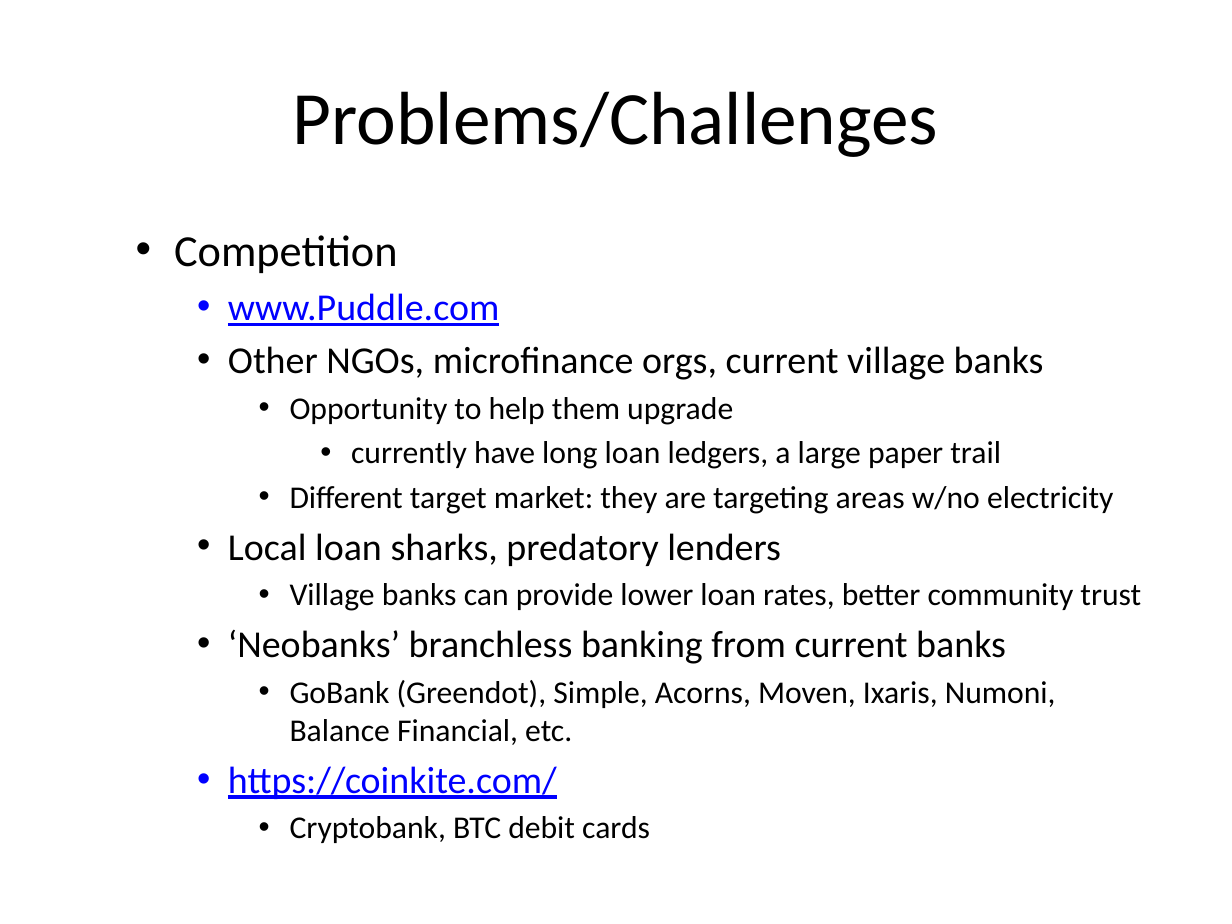
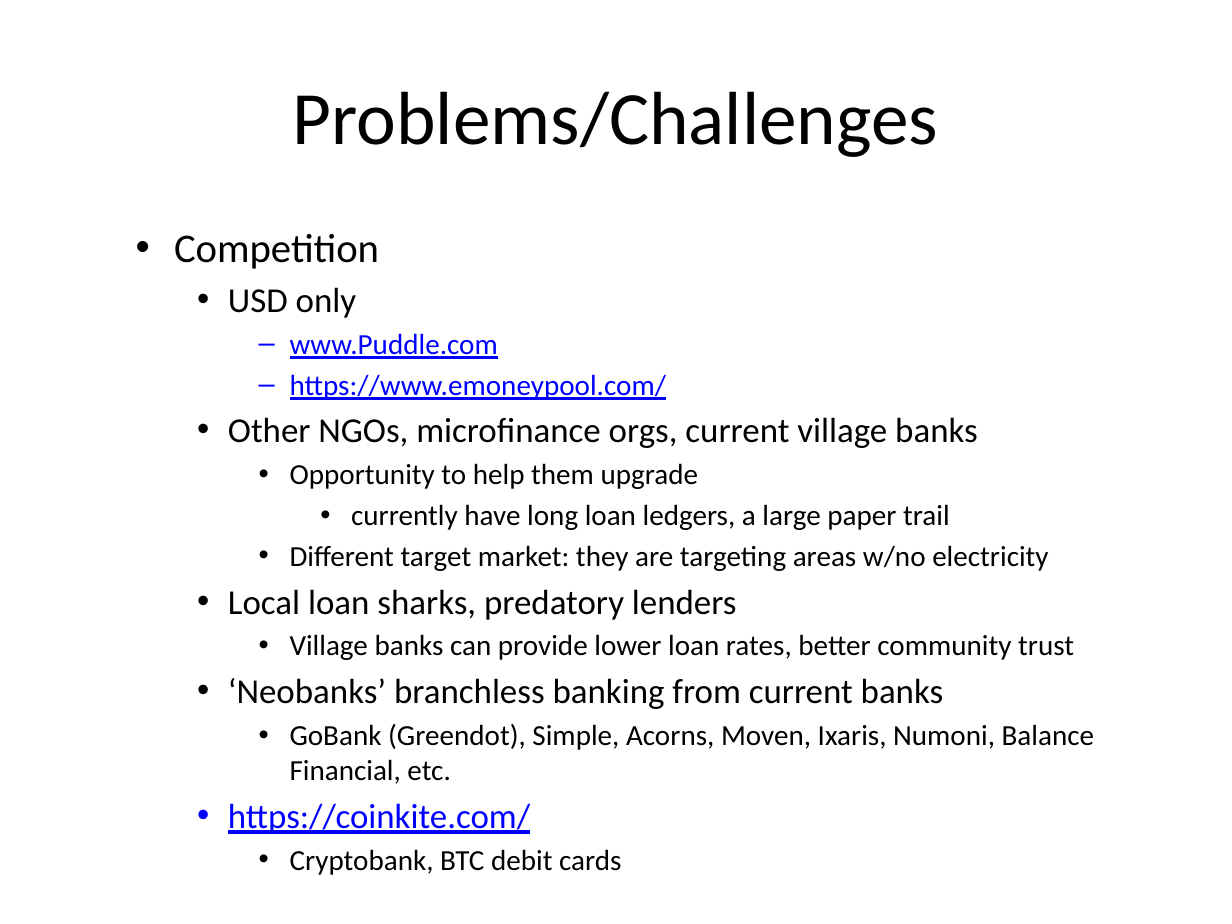
Before and after one commit to huang-pan/village-bank, a slide deck: slide 24 of Village Bank.pptx. Drawn at 1232x924 pixels with LibreOffice and Linux fonts; fonts in the diff are those of the drawing. Boxes give left, top, right and bottom in pixels: in the first picture for what was removed or moved away, otherwise in the second. Text is boxed around its words. In the diff, an @@ line names an element or a change of style, - is before the commit and + after.

Commit message:
updated ppt

```diff
--- a/Village Bank.pptx
+++ b/Village Bank.pptx
@@ text at (x1=174, y1=234, x2=1094, y2=834): size 25.9 to 23.8 pt in "Competition"; size 22.2 to 17 pt in "www.Puddle.com"; size 22.2 to 20.4 pt in "Other NGOs, microfinance orgs, current village banks", "Local loan sharks, predatory lenders", "‘Neobanks’ branchless banking from current banks", "https://coinkite.com/"; size 18.5 to 17 pt in "Opportunity to help them upgrade", "currently have long loan ledgers, a large ...", "Different target market: they are targeting areas ...", "Village banks can provide lower loan rates, ..." and 2 more places; bullet • to –; list level 3 to 4 in "www.Puddle.com" @@
@@ text at (x1=228, y1=287, x2=357, y2=318): paragraph added @@
+    • USD only
@@ text at (x1=290, y1=374, x2=667, y2=400): paragraph added @@
+      – https://www.emoneypool.com/
```
